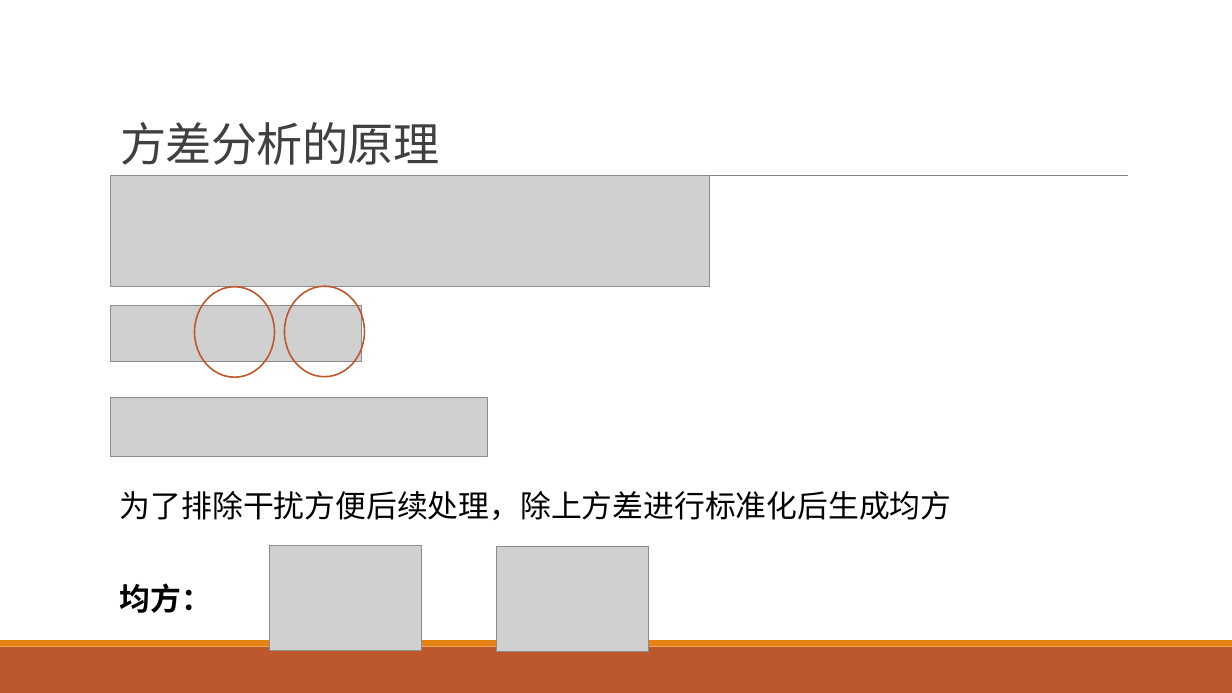
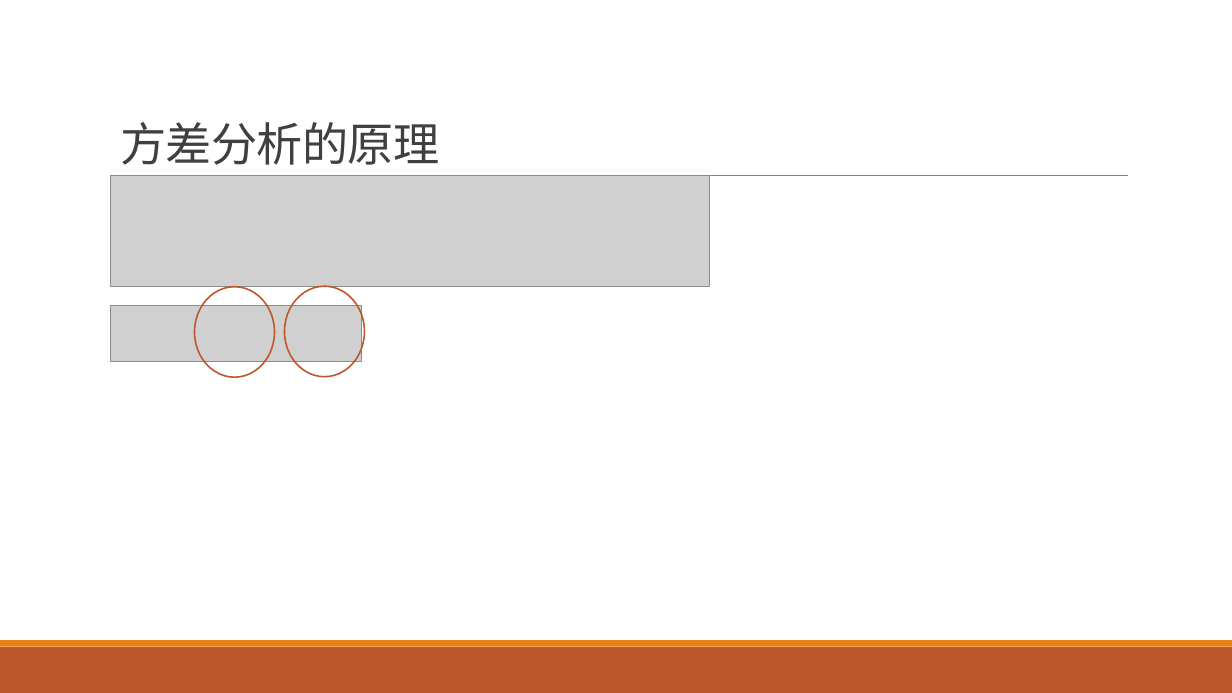
Before and after one commit to exoplanetX/DataAnalytics, a slide deck: slide 17 of 数据分析-4-非参数分析.pptx. Drawn at 1232x693 pixels with LibreOffice and Linux fonts; fonts in the diff are those of the drawing; grey boxes stand for pictures. Boxes give left, top, right and bottom in pixels: in the first picture for what was removed or moved away, otherwise in the second. Text is boxed around its words. In the diff, an @@ line names an element or a change of style, - is before the commit and + after.

```diff
--- a/数据分析-4-非参数分析.pptx
+++ b/数据分析-4-非参数分析.pptx
@@ picture removed at box(111, 397, 488, 457) @@
@@ text removed at box(120, 491, 952, 520) @@
-为了排除干扰方便后续处理，除上方差进行标准化后生成均方
@@ picture removed at box(270, 545, 421, 651) @@
@@ picture removed at box(497, 547, 649, 653) @@
@@ text removed at box(120, 583, 212, 613) @@
-均方：
```
Also in this commit, not shown: 1 other slide changed, 2 slides added.
